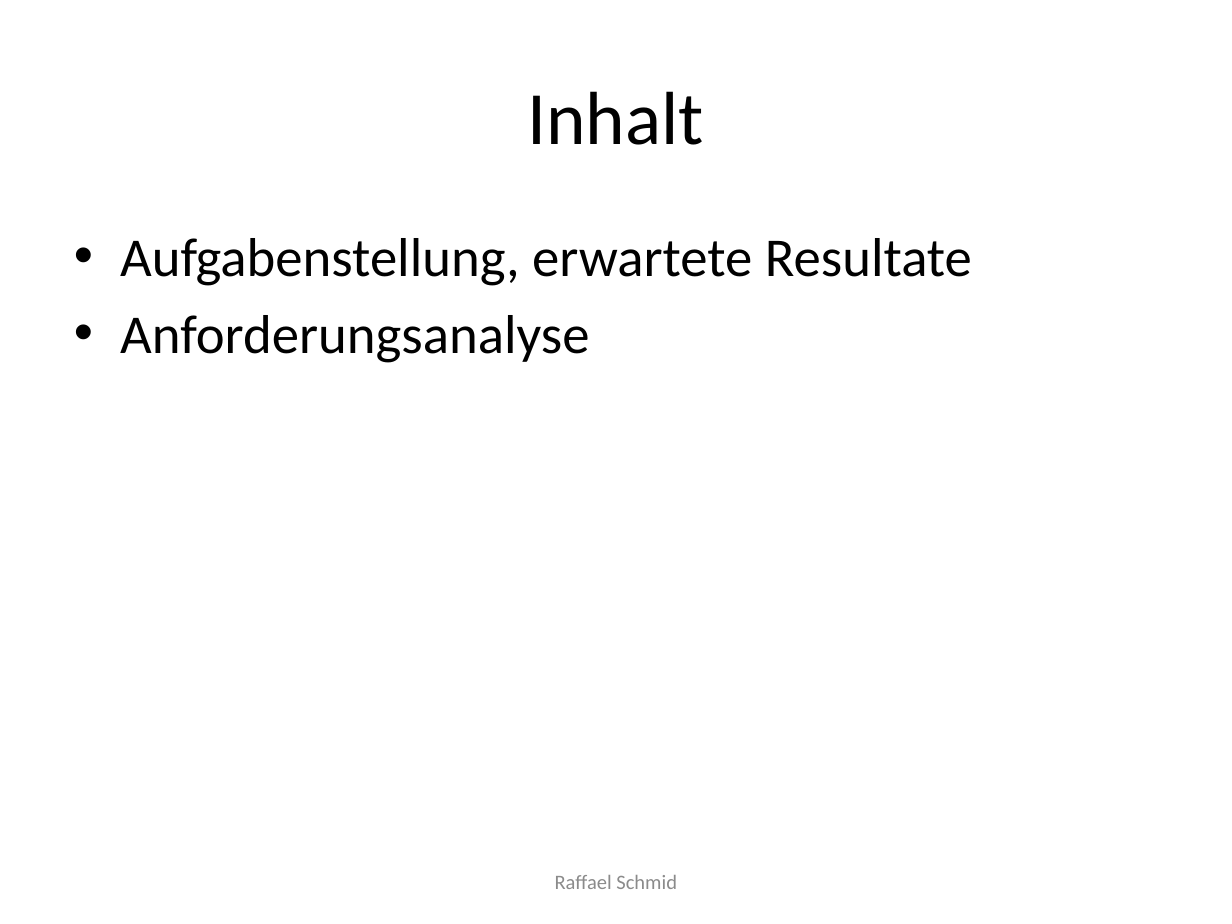
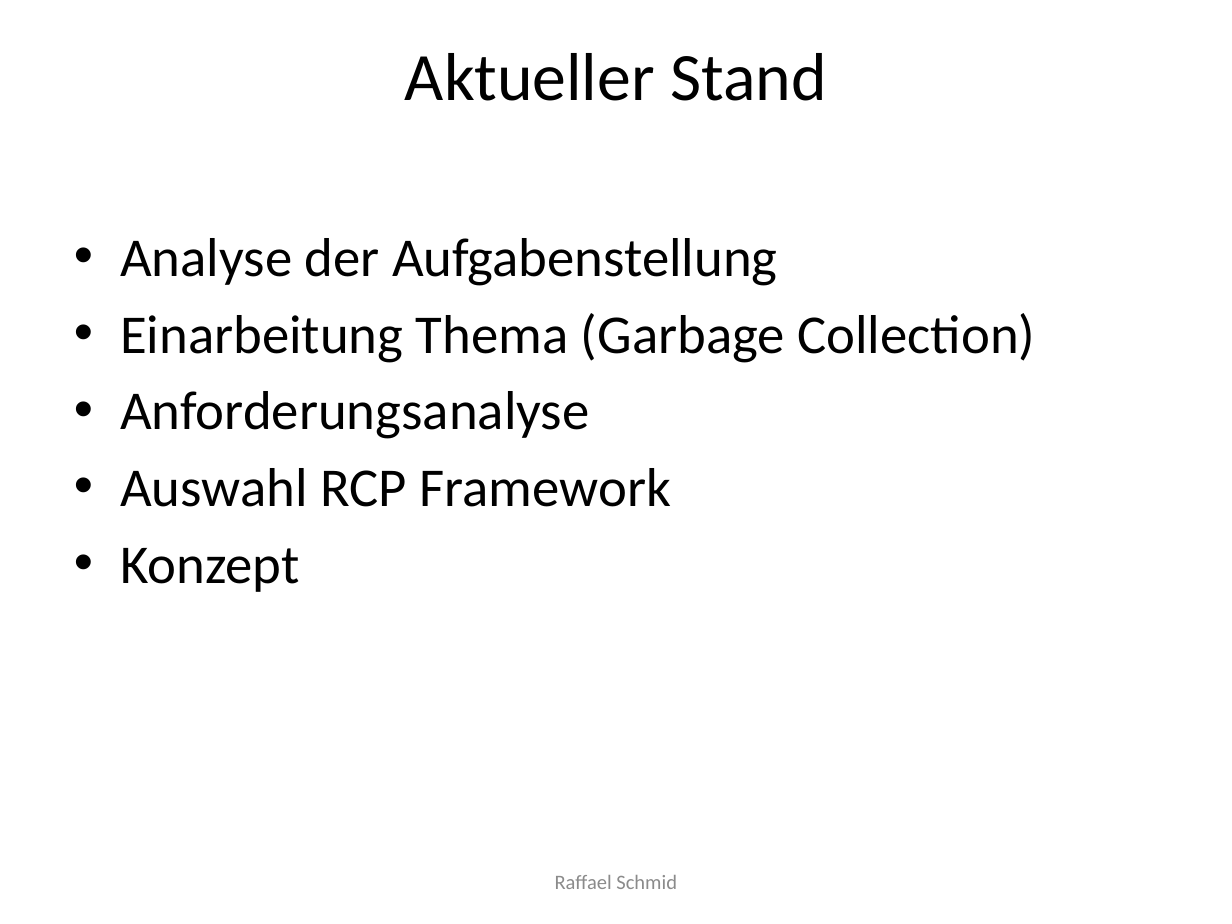
Before and after one commit to raffaelschmid/bachelorthesis, a slide deck: slide 13 of Dokumentation/Praesentation Design Review/rschmid_bachelorthesis_designreview_prasentation.pptx (slide 2 before the commit). Drawn at 1232x924 pixels with LibreOffice and Linux fonts; fonts in the diff are those of the drawing. Boxes give left, top, right and bottom in pixels: in the first picture for what was removed or moved away, otherwise in the second. Text is boxed around its words. In the diff, an @@ line names an element or a change of style, - is before the commit and + after.

```diff
--- a/Dokumentation/Praesentation Design Review/rschmid_bachelorthesis_designreview_prasentation.pptx
+++ b/Dokumentation/Praesentation Design Review/rschmid_bachelorthesis_designreview_prasentation.pptx
@@ title at [405,53,827,101]: text changed; size 44 to 39.6 pt @@
-Inhalt
+Aktueller Stand
@@ text at [120,238,1035,363]: text changed @@
-• Aufgabenstellung, erwartete Resultate
+• Analyse der Aufgabenstellung
+• Einarbeitung Thema (Garbage Collection)
@@ text at [120,468,671,592]: paragraphs added @@
+• Auswahl RCP Framework
+• Konzept
```
Also in this commit, not shown: 14 slides added, 9 other files.
